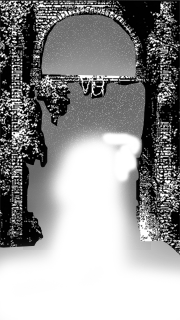
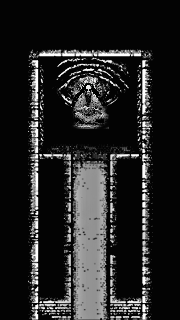
Layers edited between the first and the second 180x320 image:
showed group "pt4" (8 layers) over [0, 0, 180, 320]
added layer "spr_bg_room_ai" in group "pt4" over [0, 0, 180, 320]
added layer "Layer 19" in group "pt4" over [70, 75, 109, 129]
added layer "Layer 17" in group "pt4" over [0, 0, 180, 320]
hid group "pt2" (22 layers) over [0, 0, 180, 320]
